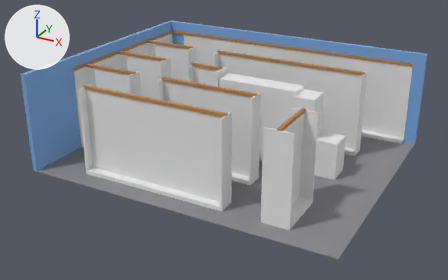
What one commit did to the glTF model rx/drug-storage/assets/drug-storage-area.glb.
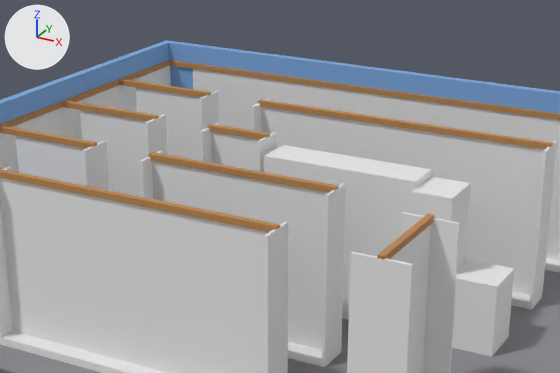
The first picture shows the older version from a 50 mm camera at (414.0, -621.0, 266.0) aimed at (145.0, -132.0, 22.0). The close-ups show the older and then the newer version on the part from 19% to 82% of the width and 0% to 67% of the height of that picture. Only the edits that show in the close-ups are written down. The lights are fixed; the arrows at upper left show +X, +Y and +Z.

Before the edit, the objects in view are built like this:
```python
me_vis3d_fixture_g_fsg_bases_left = bpy.data.meshes.new('Vis3D_Fixture_G_FSG_Bases_Left')
me_vis3d_fixture_g_fsg_bases_left.from_pydata(...)  # 16 vertices, 36 faces; spans x 46.4..190.4, y -221.5..-213.2, z 0.0..4.0
me_vis3d_fixture_g_fsg_bases_left.materials.append(mat_m_209_209_209)  # white #eaeaea
me_vis3d_uniweb_left_p1 = bpy.data.meshes.new('Vis3D_Uniweb_Left_P1')
me_vis3d_uniweb_left_p1.from_pydata(...)  # a box spanning x 0.0..0.5, y -48.0..0.0, z 0.0..84.0
me_vis3d_uniweb_left_p1.materials.append(mat_m_209_209_209)  # white #eaeaea
me_vis3d_uniweb_left_p4 = bpy.data.meshes.new('Vis3D_Uniweb_Left_P4')
me_vis3d_uniweb_left_p4.from_pydata(...)  # a box spanning x 0.0..0.5, y -176.0..-144.0, z 0.0..84.0
me_vis3d_uniweb_left_p4.materials.append(mat_m_209_209_209)  # white #eaeaea
ob_vis3d_fixture_g_fsg_bases_left = bpy.data.objects.new('Vis3D_Fixture_G_FSG_Bases_Left', me_vis3d_fixture_g_fsg_bases_left)
ob_vis3d_fixture_g_fsg_bases_left.location = (0.0, 0.0, 0.0)
ob_vis3d_uniweb_left_p1 = bpy.data.objects.new('Vis3D_Uniweb_Left_P1', me_vis3d_uniweb_left_p1)
ob_vis3d_uniweb_left_p1.location = (0.0, 0.0, 0.0)
ob_vis3d_uniweb_left_p4 = bpy.data.objects.new('Vis3D_Uniweb_Left_P4', me_vis3d_uniweb_left_p4)
ob_vis3d_uniweb_left_p4.location = (0.0, 0.0, 0.0)
# also in view: 'Vis3D_Fixture_H_FSH_Panels' at (241.0, -196.0, 42.0); 'Vis3D_Cap_Fixture_A_P1' at (31.0, -52.0, 84.0); 'Vis3D_SP_DrugCabinet' at (171.0, -106.0, 39.0); 'Vis3D_Cap_Fixture_E_P1' at (110.0, -105.0, 84.0); 'Vis3D_Cap_Fixture_D_P1' at (118.0, -52.0, 84.0)
```
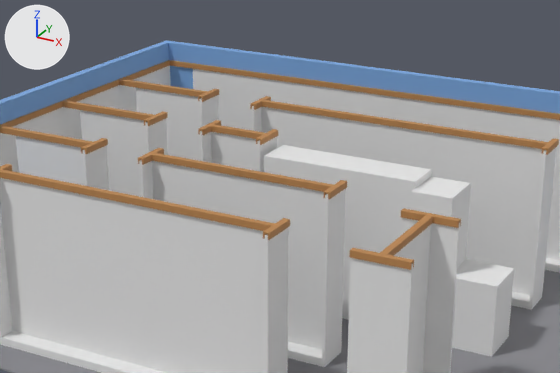
Changed parts and their boxes [x1, y1, x2, y2] in the close-ups (560 x 373 px):
'Vis3D_Cap_Fixture_H_Trim_XPos', added (orange): after [349, 248, 414, 270]
'Vis3D_Cap_Fixture_H_Trim_XNeg', added (orange): after [401, 208, 461, 228]
'Vis3D_Cap_Fixture_G_Trim_XPos', added: after [263, 218, 290, 240]
'Vis3D_Cap_Fixture_F_Trim_XPos', added: after [323, 180, 347, 199]
'Vis3D_Cap_Fixture_C_Trim_XPos', added: after [81, 138, 108, 154]
'Vis3D_Cap_Fixture_E_Trim_XPos', added: after [256, 129, 278, 145]
'Vis3D_Cap_Fixture_B_Trim_XPos', added: after [144, 111, 168, 126]
'Vis3D_Cap_Fixture_F_Trim_XNeg', added: after [138, 148, 164, 165]
'Vis3D_Cap_Fixture_D_Trim_XPos', added: after [542, 138, 559, 155]
'Vis3D_Cap_Fixture_A_Trim_XPos', added: after [198, 89, 219, 102]
'Vis3D_Cap_Fixture_E_Trim_XNeg', added: after [198, 120, 221, 135]
'Vis3D_Cap_Fixture_D_Trim_XNeg', added: after [250, 96, 271, 110]
'Vis3D_Cap_Fixture_G_Trim_XNeg', added: after [0, 164, 12, 171]

The change, as a list of edits to the scene's bpy script:
```text
Add ob_vis3d_cap_fixture_h_trim_xpos:
    ob_vis3d_cap_fixture_h_trim_xpos = bpy.data.objects.new('Vis3D_Cap_Fixture_H_Trim_XPos', me_vis3d_cap_fixture_h_trim_xpos)  # 24 vertices, 44 faces; spans x 228.3..253.8, y -222.3..-219.3, z 82.4..85.4; in mat_cap_fixture_h_trim_xpos (orange #bc8650)
    ob_vis3d_cap_fixture_h_trim_xpos.location = (0.0, 0.0, 0.0)
Add ob_vis3d_cap_fixture_h_trim_xneg:
    ob_vis3d_cap_fixture_h_trim_xneg = bpy.data.objects.new('Vis3D_Cap_Fixture_H_Trim_XNeg', me_vis3d_cap_fixture_h_trim_xneg)  # 24 vertices, 44 faces; spans x 228.3..253.8, y -172.9..-169.9, z 82.4..85.4; in mat_cap_fixture_h_trim_xneg (orange #bc8650)
    ob_vis3d_cap_fixture_h_trim_xneg.location = (0.0, 0.0, 0.0)
Add ob_vis3d_cap_fixture_g_trim_xpos:
    ob_vis3d_cap_fixture_g_trim_xpos = bpy.data.objects.new('Vis3D_Cap_Fixture_G_Trim_XPos', me_vis3d_cap_fixture_g_trim_xpos)  # 24 vertices, 44 faces; spans x 189.6..192.6, y -221.5..-204.0, z 82.4..85.4; in mat_cap_fixture_g_trim_xpos (orange #bc8650)
    ob_vis3d_cap_fixture_g_trim_xpos.location = (0.0, 0.0, 0.0)
Add ob_vis3d_cap_fixture_g_trim_xneg:
    ob_vis3d_cap_fixture_g_trim_xneg = bpy.data.objects.new('Vis3D_Cap_Fixture_G_Trim_XNeg', me_vis3d_cap_fixture_g_trim_xneg)  # 24 vertices, 44 faces; spans x 44.2..47.2, y -221.5..-204.0, z 82.4..85.4; in mat_cap_fixture_g_trim_xneg (orange #bc8650)
    ob_vis3d_cap_fixture_g_trim_xneg.location = (0.0, 0.0, 0.0)
Add ob_vis3d_cap_fixture_f_trim_xpos:
    ob_vis3d_cap_fixture_f_trim_xpos = bpy.data.objects.new('Vis3D_Cap_Fixture_F_Trim_XPos', me_vis3d_cap_fixture_f_trim_xpos)  # 24 vertices, 44 faces; spans x 189.6..192.6, y -167.5..-150.0, z 82.4..85.4; in mat_cap_fixture_f_trim_xpos (orange #bc8650)
    ob_vis3d_cap_fixture_f_trim_xpos.location = (0.0, 0.0, 0.0)
Add ob_vis3d_cap_fixture_f_trim_xneg:
    ob_vis3d_cap_fixture_f_trim_xneg = bpy.data.objects.new('Vis3D_Cap_Fixture_F_Trim_XNeg', me_vis3d_cap_fixture_f_trim_xneg)  # 24 vertices, 44 faces; spans x 92.2..95.2, y -167.5..-150.0, z 82.4..85.4; in mat_cap_fixture_f_trim_xneg (orange #bc8650)
    ob_vis3d_cap_fixture_f_trim_xneg.location = (0.0, 0.0, 0.0)
Add ob_vis3d_cap_fixture_e_trim_xpos:
    ob_vis3d_cap_fixture_e_trim_xpos = bpy.data.objects.new('Vis3D_Cap_Fixture_E_Trim_XPos', me_vis3d_cap_fixture_e_trim_xpos)  # 24 vertices, 44 faces; spans x 125.6..128.6, y -114.0..-96.5, z 82.4..85.4; in mat_cap_fixture_e_trim_xpos (orange #bc8650)
    ob_vis3d_cap_fixture_e_trim_xpos.location = (0.0, 0.0, 0.0)
Add ob_vis3d_cap_fixture_e_trim_xneg:
    ob_vis3d_cap_fixture_e_trim_xneg = bpy.data.objects.new('Vis3D_Cap_Fixture_E_Trim_XNeg', me_vis3d_cap_fixture_e_trim_xneg)  # 24 vertices, 44 faces; spans x 92.2..95.2, y -114.0..-96.5, z 82.4..85.4; in mat_cap_fixture_e_trim_xneg (orange #bc8650)
    ob_vis3d_cap_fixture_e_trim_xneg.location = (0.0, 0.0, 0.0)
Add ob_vis3d_cap_fixture_d_trim_xpos:
    ob_vis3d_cap_fixture_d_trim_xpos = bpy.data.objects.new('Vis3D_Cap_Fixture_D_Trim_XPos', me_vis3d_cap_fixture_d_trim_xpos)  # 24 vertices, 44 faces; spans x 253.6..256.6, y -61.2..-43.8, z 82.4..85.4; in mat_cap_fixture_d_trim_xpos (orange #bc8650)
    ob_vis3d_cap_fixture_d_trim_xpos.location = (0.0, 0.0, 0.0)
Add ob_vis3d_cap_fixture_d_trim_xneg:
    ob_vis3d_cap_fixture_d_trim_xneg = bpy.data.objects.new('Vis3D_Cap_Fixture_D_Trim_XNeg', me_vis3d_cap_fixture_d_trim_xneg)  # 24 vertices, 44 faces; spans x 92.2..95.2, y -61.2..-43.8, z 82.4..85.4; in mat_cap_fixture_d_trim_xneg (orange #bc8650)
    ob_vis3d_cap_fixture_d_trim_xneg.location = (0.0, 0.0, 0.0)
Add ob_vis3d_cap_fixture_c_trim_xpos:
    ob_vis3d_cap_fixture_c_trim_xpos = bpy.data.objects.new('Vis3D_Cap_Fixture_C_Trim_XPos', me_vis3d_cap_fixture_c_trim_xpos)  # 24 vertices, 44 faces; spans x 59.2..62.2, y -167.5..-150.0, z 82.4..85.4; in mat_cap_fixture_c_trim_xpos (orange #bc8650)
    ob_vis3d_cap_fixture_c_trim_xpos.location = (0.0, 0.0, 0.0)
Add ob_vis3d_cap_fixture_b_trim_xpos:
    ob_vis3d_cap_fixture_b_trim_xpos = bpy.data.objects.new('Vis3D_Cap_Fixture_B_Trim_XPos', me_vis3d_cap_fixture_b_trim_xpos)  # 24 vertices, 44 faces; spans x 59.2..62.2, y -114.0..-96.5, z 82.4..85.4; in mat_cap_fixture_b_trim_xpos (orange #bc8650)
    ob_vis3d_cap_fixture_b_trim_xpos.location = (0.0, 0.0, 0.0)
Add ob_vis3d_cap_fixture_a_trim_xpos:
    ob_vis3d_cap_fixture_a_trim_xpos = bpy.data.objects.new('Vis3D_Cap_Fixture_A_Trim_XPos', me_vis3d_cap_fixture_a_trim_xpos)  # 24 vertices, 44 faces; spans x 59.2..62.2, y -61.2..-43.8, z 82.4..85.4; in mat_cap_fixture_a_trim_xpos (orange #bc8650)
    ob_vis3d_cap_fixture_a_trim_xpos.location = (0.0, 0.0, 0.0)
```
